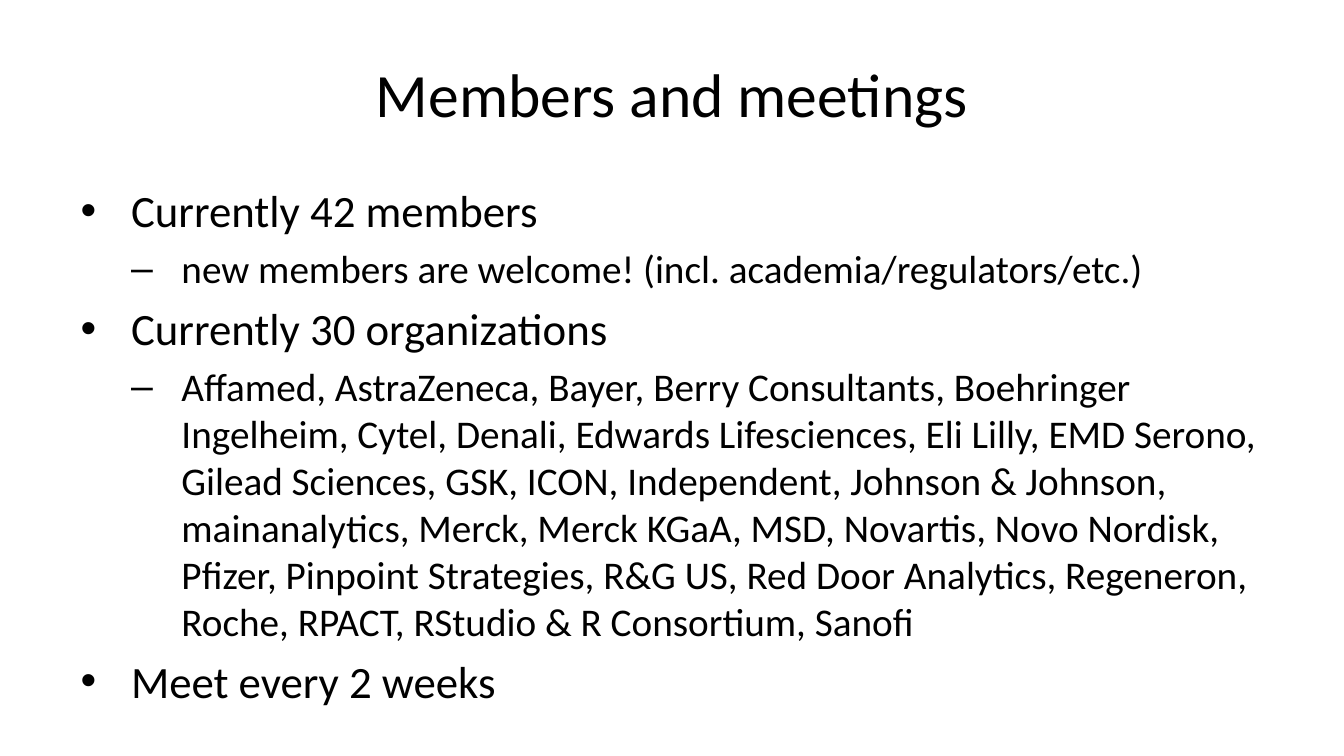
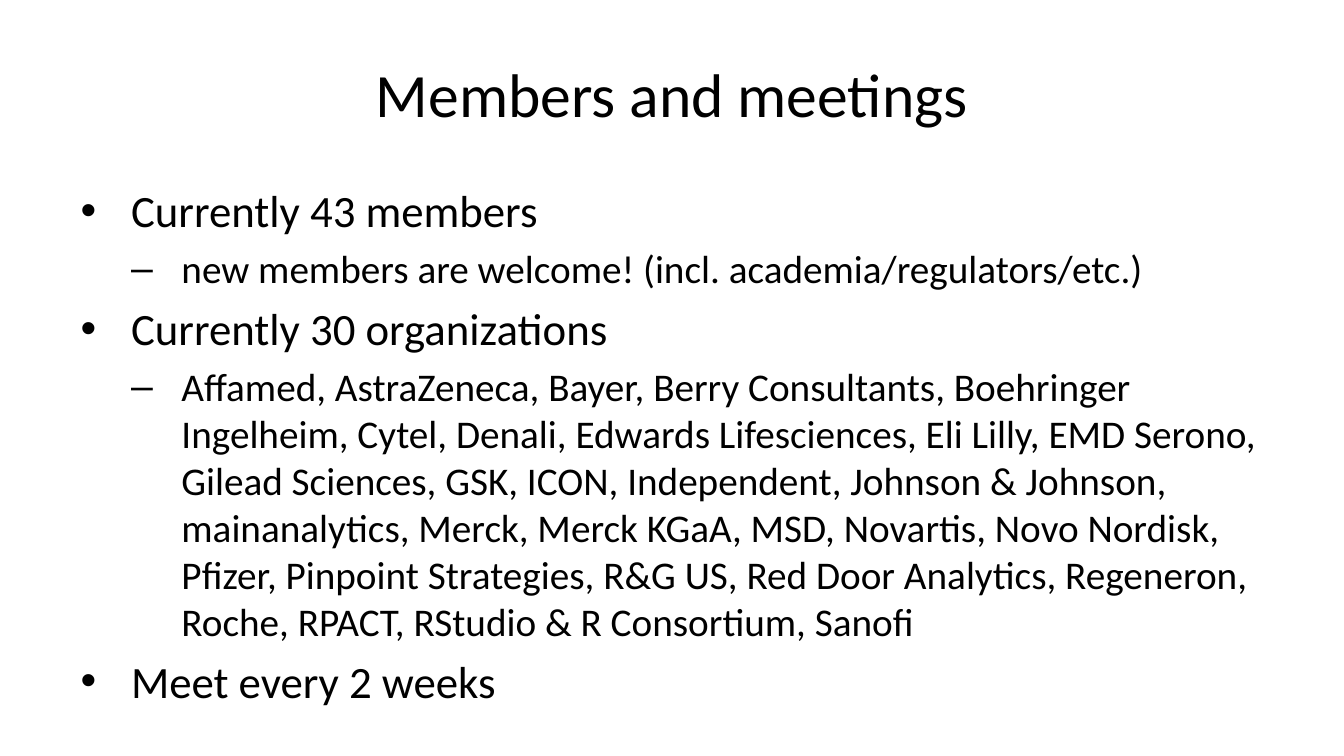
Before and after one commit to openstatsware/website, a slide deck: slide 8 of slides/cen-first-year-wg-sep2023.pptx. Drawn at 1344x756 pixels with LibreOffice and Linux fonts; fonts in the diff are those of the drawing. Boxes give left, top, right and bottom in pixels: in the first picture for what was removed or moved away, otherwise in the second. Text is boxed around its words. In the diff, an @@ line names an element or a change of style, - is before the commit and + after.

```diff
--- a/slides/cen-first-year-wg-sep2023.pptx
+++ b/slides/cen-first-year-wg-sep2023.pptx
@@ text at box(131, 196, 538, 235): text changed @@
-• Currently 42 members
+• Currently 43 members
```
Also in this commit, not shown: 30 other files.
